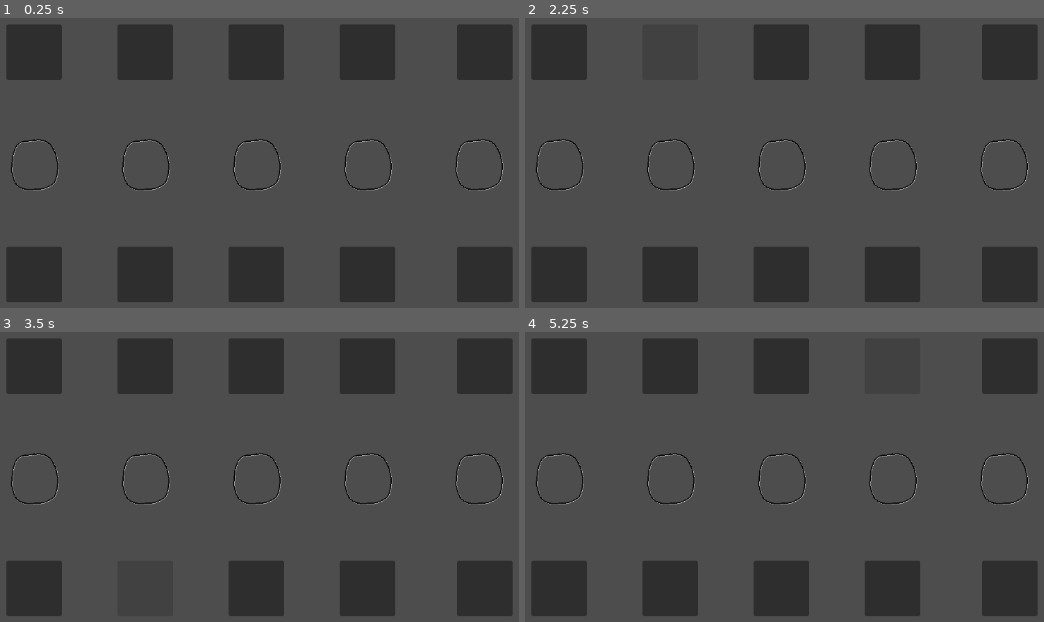
Above: before the commit, frames 1-4 (two rows, left to right).
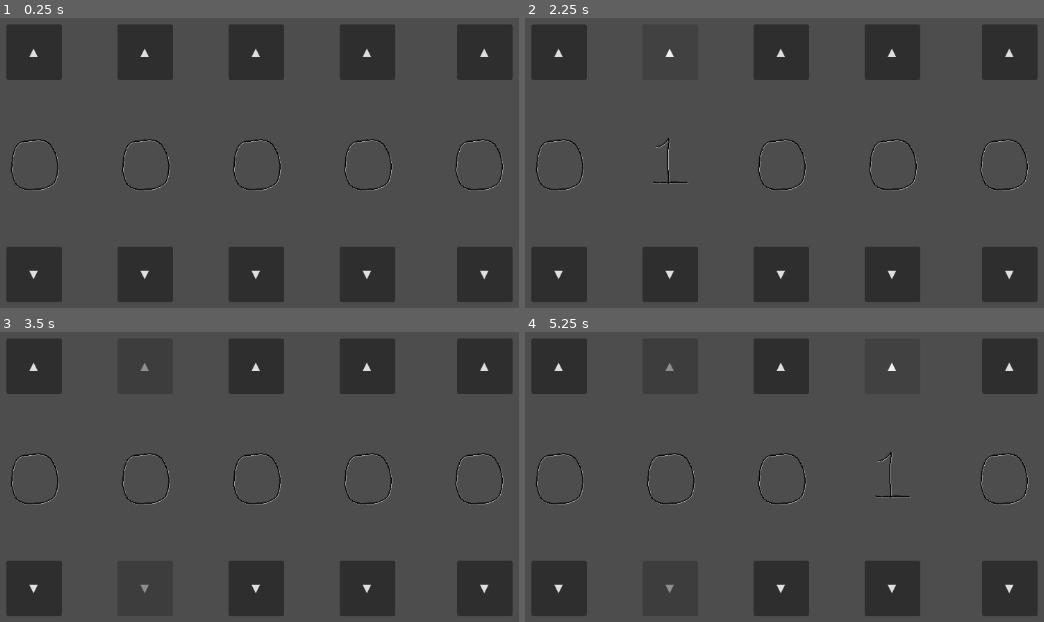
Above: after the commit, the same moments.

Repository: DepressoExpressoBoi/Godot-Wild-Jam-Signal
Game: Godot game, scene res://scenes/puzzle_scenes/puzzle_number_game.tscn
Two runs of this game, one before a commit and one after it. Both use one fixed random seed, a clock stepped at 60 frames per second and the inputs below. This scene is started directly instead of the project's main scene.
Inputs (mouse positions are in pixels of both pictures, inside the frame that each line leads up to):
- Up to frame 1 (0.25 s): no input
- Up to frame 2 (2.25 s): click (561, 52) at 0.5 s; click (561, 273) at 1.25 s; click (670, 52) at 2 s
- Up to frame 3 (3.5 s): click (145, 587) at 2.75 s
- Up to frame 4 (5.25 s): click (779, 366) at 3.5 s; click (779, 587) at 4.25 s; click (893, 366) at 5 s

The runs differ from the first frame. In frame 1, 0.3% of the frame differs, in the area x 5-95%, y 10-90%; in frame 2, 0.6%; in frame 3, 0.3%; in frame 4, 0.6%.
Error before the commit: Parse Error: Identifier "changeNumber1" not declared in the current scope. (res://scripts/puzzle_scripts/puzzle_number_game.gd:78)

Commit message:
numbers stop at solution now

Diff:
--- a/scripts/puzzle_scripts/puzzle_number_game.gd
+++ b/scripts/puzzle_scripts/puzzle_number_game.gd
@@ -7,17 +7,15 @@
 @export var color_designation = 'red'
 @export var puzzle_type = "NumberGame"
 
+var changeNumber1 = 0
+var changeNumber2 = 0
+var changeNumber3 = 0
+var changeNumber4 = 0
+var changeNumber5 = 0
 
 func create_number_solution() -> void:
 	for x in 5:
 		number_solution.append(randi_range(0, 9))
-
-# for manually changing the puzzle answers
-var slot_1_answer = 5
-var slot_2_answer = 4
-var slot_3_answer = 2
-var slot_4_answer = 9
-var slot_5_answer = 6
 
 func _ready():
 	create_number_solution()
@@ -174,11 +172,11 @@
 #-----------------------[animation logic slot 1]-----------------------------------
 
 func _on_animated_sprite_2d_frame_changed() -> void:
-	print("correct answer for slot 1 is ", changeNumber1)
+	print("correct answer for slot 1 is ", number_solution[0])
 
 	if $AnimatedSprite2D.animation == 'number_lock':
-		if $AnimatedSprite2D.frame == changeNumber1:
-			print("disabling since correct answer was ", changeNumber1)
+		if $AnimatedSprite2D.frame == number_solution[0]:
+			print("disabling since correct answer was ", number_solution[0])
 			$buttonUp1.disabled = true
 			$buttonDown1.disabled = true
 	print("slot 1 on frame ", $AnimatedSprite2D.frame)
@@ -186,11 +184,11 @@
 #-----------------------[animation logic slot 2]-----------------------------------
 
 func _on_animated_sprite_2d_2_frame_changed() -> void:
-	print("correct answer for slot 2 is ", changeNumber2)
+	print("correct answer for slot 2 is ", number_solution[1])
 
 	if $AnimatedSprite2D2.animation == 'number_lock':
-		if $AnimatedSprite2D2.frame == changeNumber2:
-			print("disabling since correct answer was ", changeNumber2)
+		if $AnimatedSprite2D2.frame == number_solution[1]:
+			print("disabling since correct answer was ", number_solution[1])
 			$buttonUp2.disabled = true
 			$buttonDown2.disabled = true
 	print("slot 2 on frame ", $AnimatedSprite2D2.frame)
@@ -198,11 +196,11 @@
 #-----------------------[animation logic slot 3]-----------------------------------
 
 func _on_animated_sprite_2d_3_frame_changed() -> void:
-	print("correct answer for slot 3 is ", changeNumber3)
+	print("correct answer for slot 3 is ", number_solution[2])
 
 	if $AnimatedSprite2D3.animation == 'number_lock':
-		if $AnimatedSprite2D3.frame == changeNumber3:
-			print("disabling since correct answer was ", changeNumber3)
+		if $AnimatedSprite2D3.frame == number_solution[2]:
+			print("disabling since correct answer was ", number_solution[2])
 			$buttonUp3.disabled = true
 			$buttonDown3.disabled = true
 	print("slot 3 on frame ", $AnimatedSprite2D3.frame)
@@ -210,11 +208,11 @@
 #-----------------------[animation logic slot 4]-----------------------------------
 
 func _on_animated_sprite_2d_4_frame_changed() -> void:
-	print("correct answer for slot 4 is ", changeNumber4)
+	print("correct answer for slot 4 is ", number_solution[3])
 
 	if $AnimatedSprite2D4.animation == 'number_lock':
-		if $AnimatedSprite2D4.frame == changeNumber4:
-			print("disabling since correct answer was ", changeNumber4)
+		if $AnimatedSprite2D4.frame == number_solution[3]:
+			print("disabling since correct answer was ", number_solution[3])
 			$buttonUp4.disabled = true
 			$buttonDown4.disabled = true
 
@@ -229,11 +227,11 @@
 #-----------------------[animation logic slot 5]-----------------------------------
 
 func _on_animated_sprite_2d_5_frame_changed() -> void:
-	print("correct answer for slot 5 is ", changeNumber5)
+	print("correct answer for slot 5 is ", number_solution[4])
 
 	if $AnimatedSprite2D5.animation == 'number_lock':
-		if $AnimatedSprite2D5.frame == changeNumber5:
-			print("disabling since correct answer was ", changeNumber5)
+		if $AnimatedSprite2D5.frame == number_solution[4]:
+			print("disabling since correct answer was ", number_solution[4])
 			$buttonUp5.disabled = true
 			$buttonDown5.disabled = true
 	print("slot 5 on frame ", $AnimatedSprite2D5.frame)
